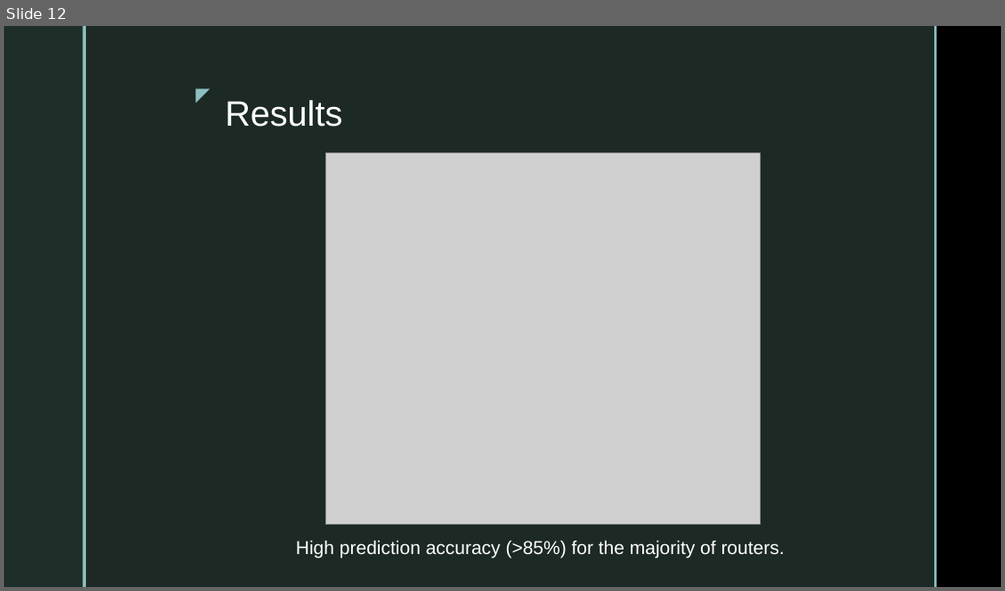
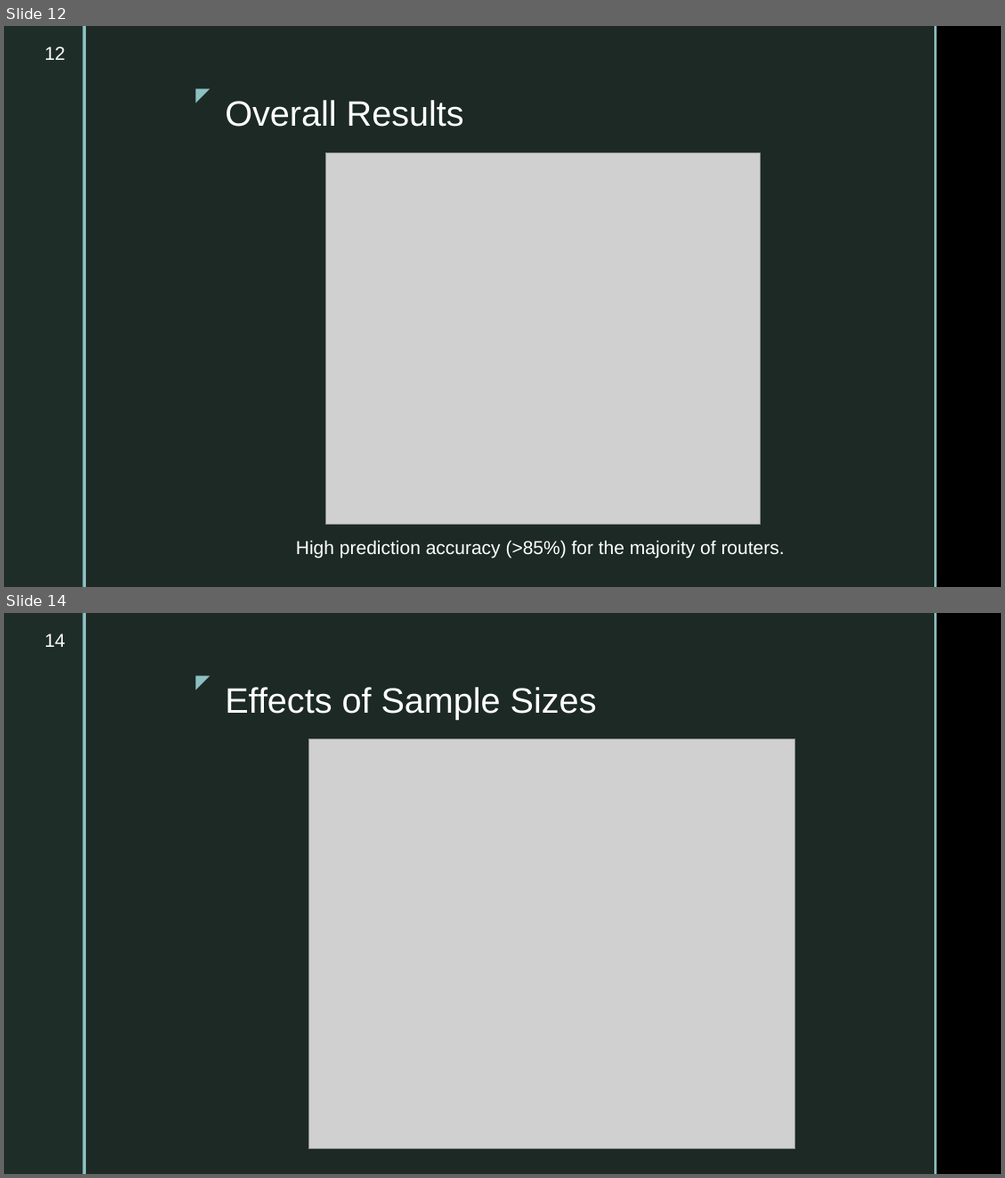
Before and after one commit to ahsanMah/config-completion, a slide deck: Final Presentation.pptx. Shown one above the other, each under a label of ours: slide 12 before the commit, slides 12 and 14 after it; the slides between them are not shown. The pictures are 1005x591 and 1005x1178 pixels, drawn with LibreOffice and Linux fonts; fonts in the diff are those of the drawing; grey boxes stand for pictures; background and template pictures are left out. Boxes give left, top, right and bottom in pixels: in the first picture for what was removed or moved away, otherwise in the second. Text is boxed around its words. In the diff, an @@ line names an element or a change of style, - is before the commit and + after.

```diff
--- a/Final Presentation.pptx
+++ b/Final Presentation.pptx
@@ slide 14 added at bbox=[4, 613, 1001, 1174], background picture (left out); not listed: 5 template elements that a slide beside it also shows @@
@@ page number added at bbox=[45, 633, 65, 647], 18 pt, text #FFFFFF @@
+14
@@ title added at bbox=[225, 687, 597, 720], 34 pt, text #FFFFFF @@
+Effects of Sample Sizes
@@ picture added at bbox=[309, 738, 795, 1149] @@
@@ slide 12 changed as well @@
@@ page number added at bbox=[45, 46, 65, 60], 18 pt, text #FFFFFF @@
+12
@@ title at bbox=[225, 100, 464, 127]: text changed @@
-Results
+Overall Results
```
Also in this commit, not shown: 9 other slides changed, 7 other slides added, 5 slides removed, 18 other files.
